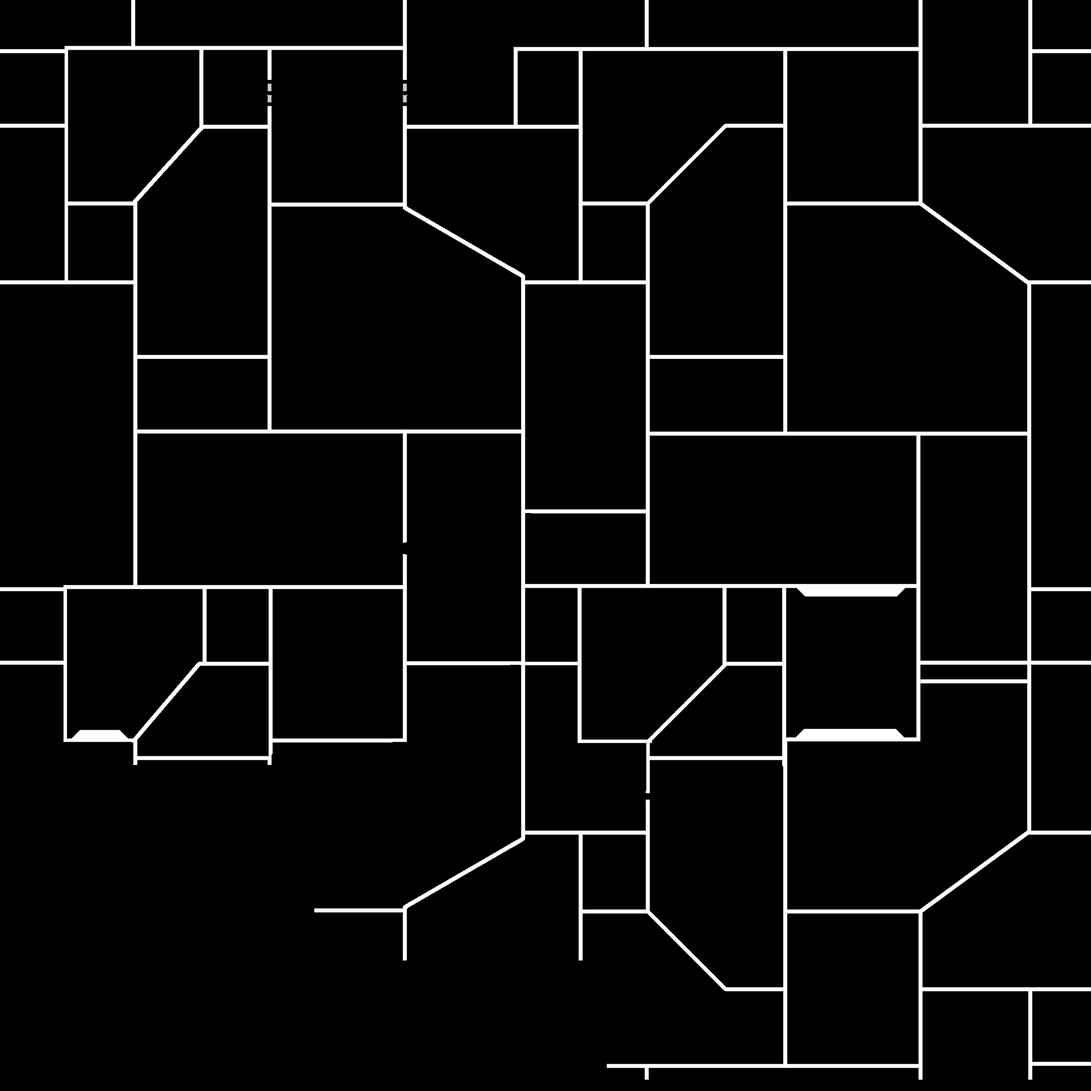
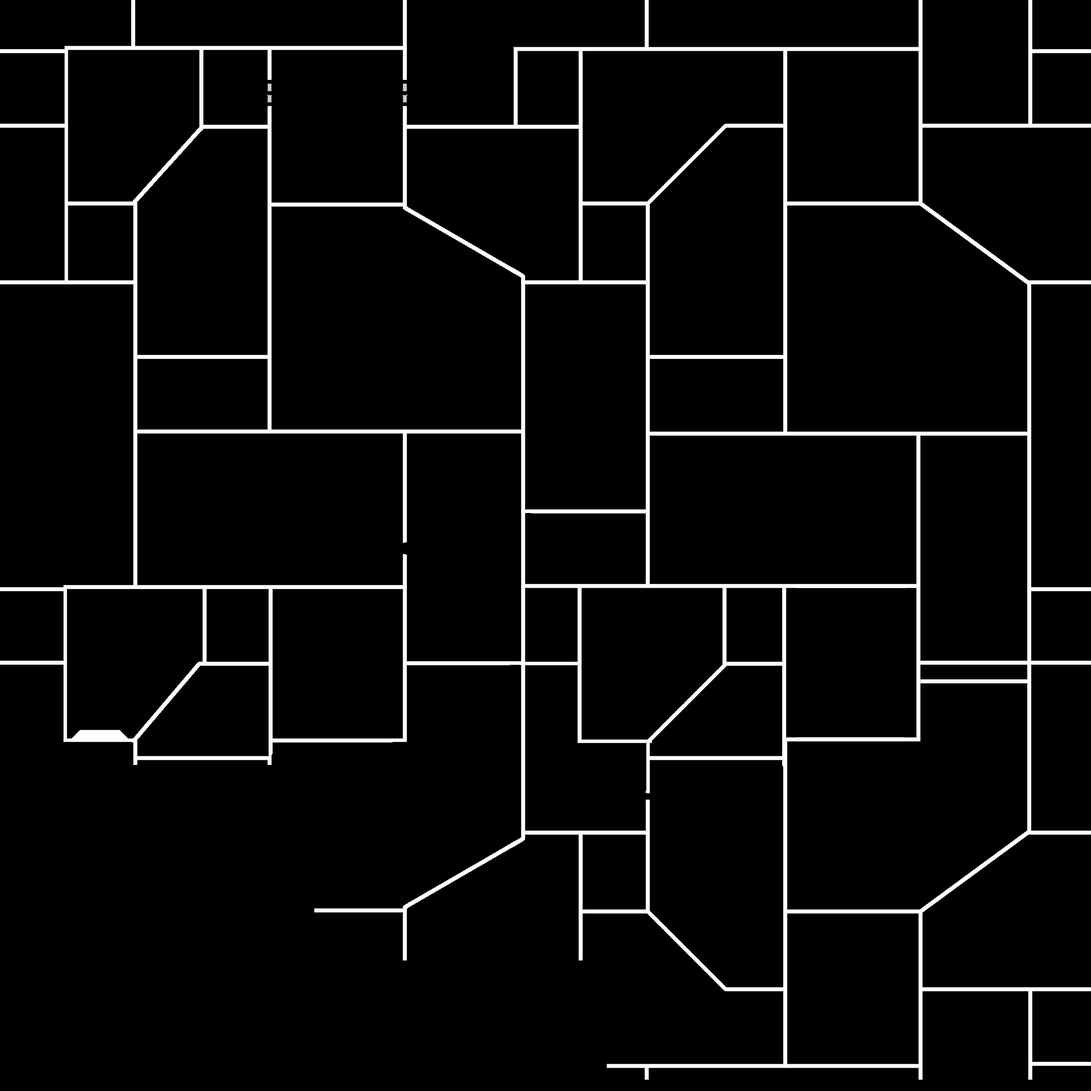
Two versions of the same layered image (1091 x 1091). Layer-by-layer changes:
added layer "Layer 3" above "Layer 2" over [796,588,906,738]
